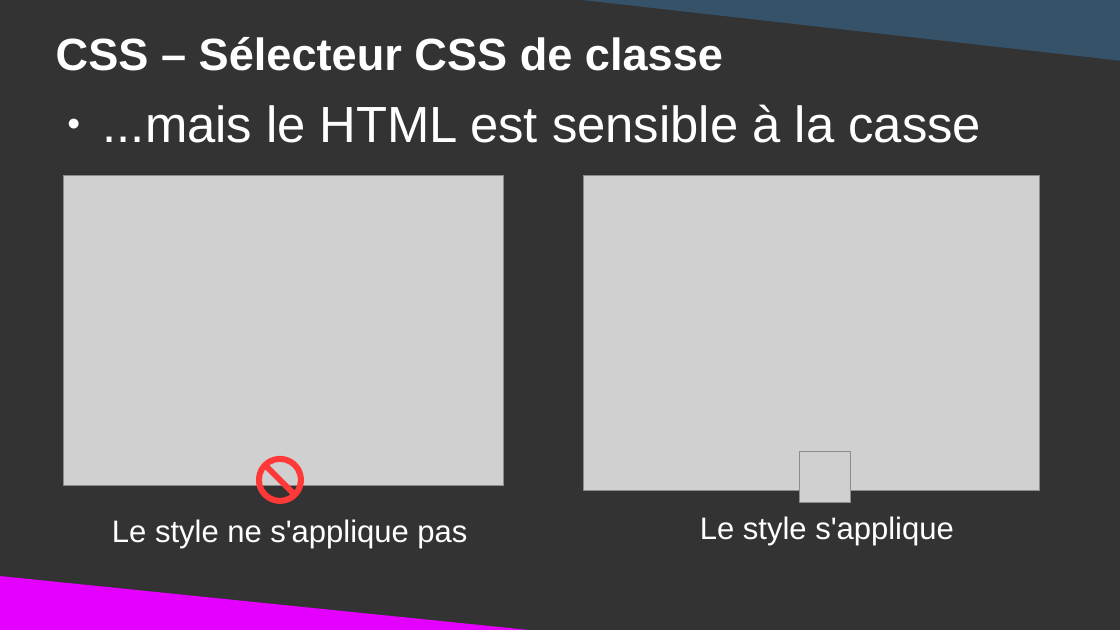
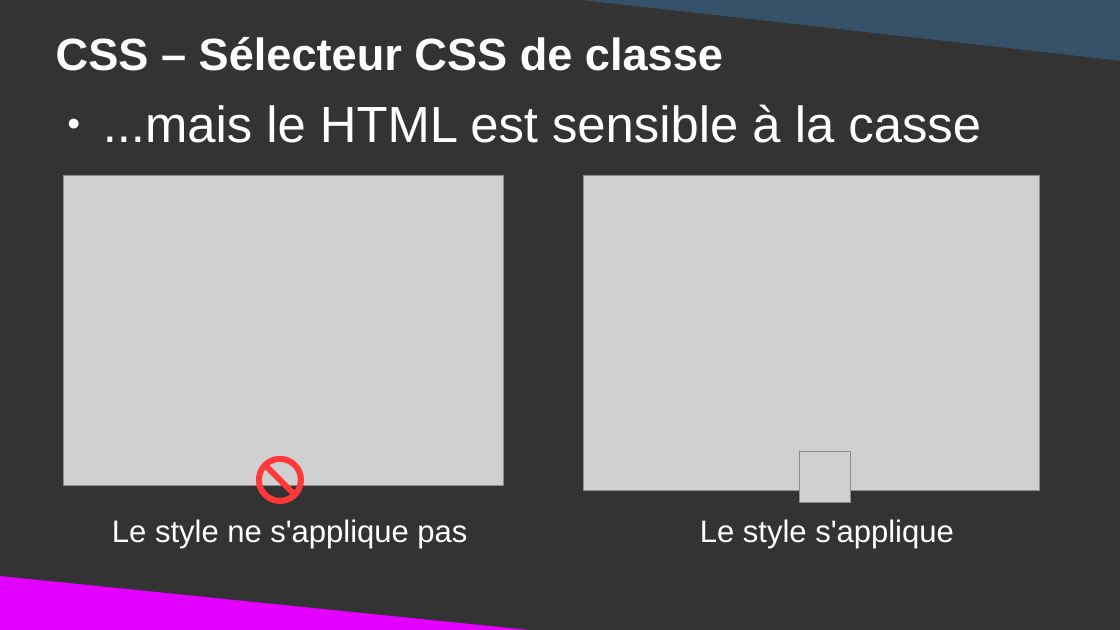
Before and after one commit to DanYellow/cours, a slide deck: slide 38 of integration-web-s1/travaux-pratiques/numero-3/presentation.odp. Drawn at 1120x630 pixels with LibreOffice and Linux fonts; fonts in the diff are those of the drawing; grey boxes stand for pictures. Boxes give left, top, right and bottom in pixels: in the first picture for what was removed or moved away, otherwise in the second. Text is boxed around its words. In the diff, an @@ line names an element or a change of style, - is before the commit and + after.

```diff
--- a/integration-web-s1/travaux-pratiques/numero-3/presentation.odp
+++ b/integration-web-s1/travaux-pratiques/numero-3/presentation.odp
@@ title "Le style s'applique": place and size @@
-title "Le style s'applique" at bbox=[700, 516, 953, 545]
+title "Le style s'applique" at bbox=[700, 519, 953, 549]
```
Also in this commit, not shown: 3 other slides changed, 4 other files.
